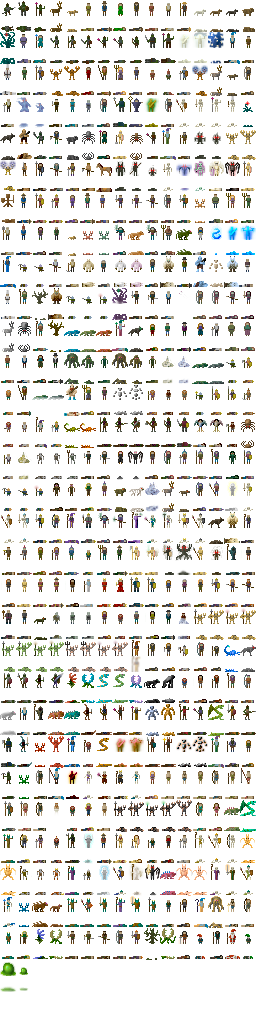
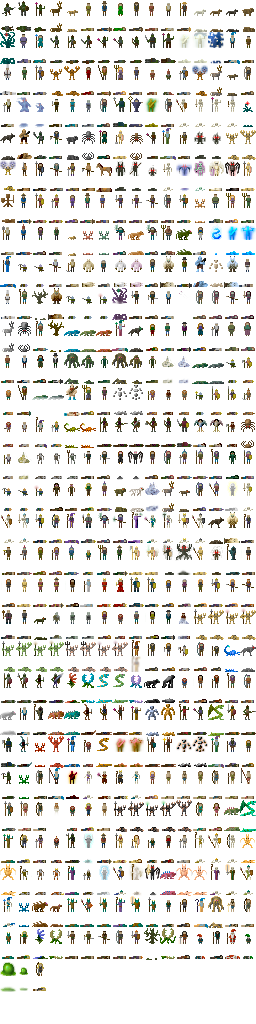
Before/after of a w=256, h=1024 layered artwork. What changed in the layer stack:
painted on "Background" over box(33, 962, 46, 991)
